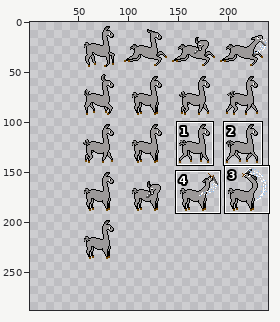
Sprite sheet, stored at Secret Of Lama/Assets/Sprites/Character/Player/World/Llama_Side.png. The first picture is a wide view before the edit; the outline marks the close-up.
Close-up. First the earlier version:
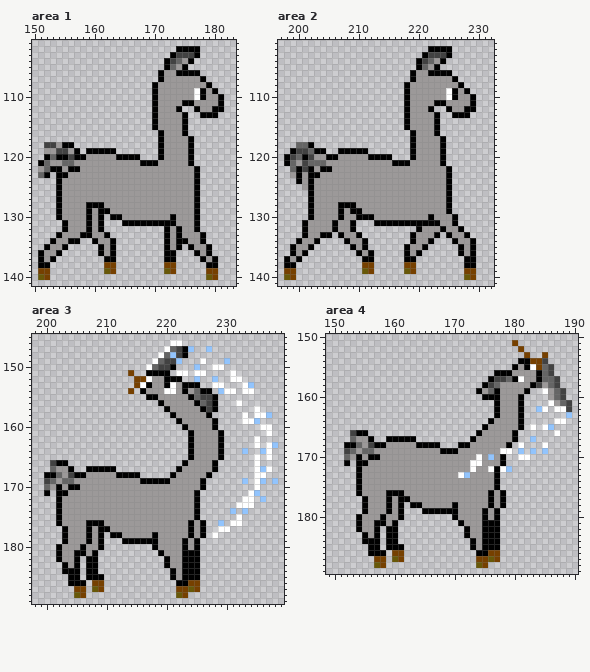
The file is 192x240 pixels. Shown: area 1: x 150..183, y 101..141; area 2: x 197..232, y 101..141; area 3: x 198..239, y 145..189; area 4: x 149..190, y 150..189. The old version is drawn lined up with the new one, on the new canvas. The wide view leaves out empty margins. The commit also changed other parts of the picture, which this record leaves out.
After the commit:
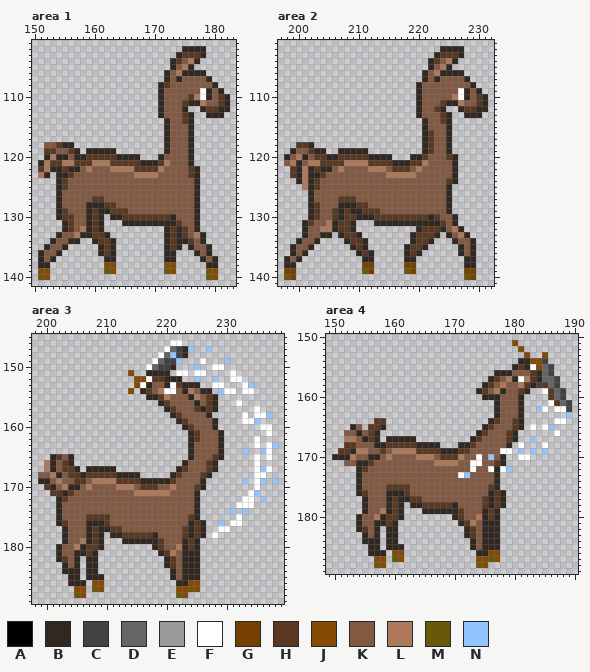
Palette (. is transparent): A #000000  B #312821  C #424242  D #656565  E #9c9999  F #ffffff  G #764000  H #5a3821  J #874a03  K #845942  L #ad795a  M #685808  N #92c4fd
Edits made:
canvas 192x240 -> 240x288, the old top-left corner now at 48,0
Changed rows in their new state; - is an unchanged pixel.
Area 1:
first column x 151:
102 -----------------------.BBBB----
103 ----------------------.BHHHB----
104 ---------------------.BHKLB-----
105 ---------------------.BKLB------
106 --------------------.BKLBBBB----
107 --------------------.BKBKKKKB---
108 -------------------.BHKKKKKKKB--
109 -------------------.BKKKKKKFBKB-
110 -------------------.BKKKKHLFBKHB
111 -------------------.BKKKHBBLKKHB
112 -------------------.BKKKB-.BHHBB
113 -------------------.BKKKHB-.BBB-
114 -------------------..BKKHB------
115 -------------------..BKKKB------
116 --------------------.BKKKB------
117 --------------------.BKKKB------
118 -KKHBB--------------.BKKKB------
119 -HHKKHB-BBBBB-------.BKKKB------
120 -BLBBKBBHHHHHBBBB---BKKKKB------
121 BLHHLLHHHLLLHHHHHBBBHLKKKB------
122 HLBBHBBKLKKKLLLLHHHHLKKKKHB-----
123 LB-BBHKKKKKKKKKKLLLLKKKKKHB-----
124 ---BHKKKKKKKKKKKKKKKKKKKKKB-----
125 ---BHKKKKKKKKKKKKKKKKKKKKKB-----
126 ---BKKKKKKKKKKKKKKKKKKKKKKB-----
127 ---BKKKKKHHKKKKKKKKKKKKKKKB-----
128 ---BKKKKBBBHHKKKKKKKKKKKKKB-----
129 ---BHKKKBHBBHHHKKKKKKKKKKKB-----
130 ---BHHKKBHB-BBHHHHHHHHBKKKB-----
131 ----BHKKBHB---BBBBBBBBBHKKB-----
132 ----BHKLBHB----------BHBHKB-----
133 ---BKKLBBHHB---------BHBHKLB----
134 --BKKBB--BHHB--------BHBBHKB----
135 -BKKB-----BHB--------BHB-BKKB---
136 BKKB------BHB--------BB---BKB---
137 BKB--------BB--------BB----BKB--
138 BB---------JJ--------JJ-----BB--
139 JJ----------J---------J-----JJ--
140 -J---------------------------J--
Area 2:
first column x 198:
102 ------------------------..BBBB----
103 -----------------------..BHHHB----
104 ----------------------..BHKLB-----
105 ----------------------..BKLB------
106 ---------------------..BKLBBBB----
107 ---------------------..BKBKKKKB---
108 --------------------..BKKKKKKKKB--
109 --------------------..BKKKKKKFBKB-
110 --------------------..BKKKKKLFBKHB
111 --------------------..BKKKHBBLKKHB
112 --------------------..BKKHB..BHHBB
113 --------------------..BKKKHB..BBB-
114 --------------------...BKKHB------
115 --------------------...BKKKB------
116 ---------------------..BHKKB------
117 ---------------------..BHKKB------
118 --HHB----------------..BHKKB------
119 -BKKHBB--BBBBB-------..BHKKB------
120 BKLBKHHBBHHHHHBBBB---BBHKKKHB-----
121 KLBKLLHHHHLLLLHHHHBBBHHLKKKKB-----
122 -HBLBHBBKLKKKKLLLKHHHKLKKKKKB-----
123 -HBLBBHKKKKKKKKKKLLLLLKKKKKKB-----
124 --BLBHKKKKKKKKKKKKKKKKKKKKKHB-----
125 ---LBHKKKKKKKKKKKKKKKKKKKKKB------
126 ----BKKKKKKKKKKKKKKKKKKKKKKB------
127 ----BKKKKHHHKKKKKKKKKKKKKKKB------
128 ----BHKKKBBBHHKKKKKKKKKKKKKB------
129 ----BHKKHBHBBHHHKKKKKKKKKKKB------
130 ----BHKKHBHHBBBHHHHHHHHHBHKKB-----
131 ---BHKKLBHHB---BBBBBBBBBBBHKB-----
132 ---BKKLLBHHB----------BHHHBKLB----
133 ---BKKBB-BHHB--------BHHHB-BKLB---
134 --BKKB----BHHB-------BHHB---BKKB--
135 -BKKB------BHB------BHHB-----BKB--
136 -BKB--------BHB-----BHB------BKB--
137 BKB----------BB-----BB--------BB--
138 BB----------------------------BB--
Area 3:
first column x 199:
147 ------------------------B------
148 ------------------------B------
150 ----------------------B--------
151 ---------------J--BBBB---------
152 ----------------JJ-HHBBB-------
153 ----------------J-BKKB-HBBB----
154 ---------------J-BHKL--KBLKBB--
155 ------------------BBHLKKKBLKHB-
156 --------------------BHKKKKBKHB-
157 ---------------------BHKKKHBHB-
158 ----------------------BHKKKKB--
159 -----------------------BHKKKKB-
160 ------------------------BHKKKB-
161 -------------------------BHKKKB
162 -------------------------BHKKKB
163 -------------------------BKKKKB
164 -------------------------BKKKKB
165 --BHKB-------------------BKKKHB
166 -LBKHB------------------BKKKHB-
167 -LBKHHB-BBBBB----------BHKKKHB-
168 KKLBKHHBHHHHHBBBB-----BHKKKHB--
169 BBKLKKHHKLLLLHHHHBBBBBHKKKKB---
170 -HBKLBBKLKKKKLLLKHHHKKLKKKHB---
171 -.HHBHKKKKKKKKKKLLLLLLKKKKB----
172 ---BHKKKKKKKKKKKKKKKKKKKKKB----
173 ---BKKKKKKKKKKKKKKKKKKKKKKB----
174 ---BKKKKKKKKKKKKKKKKKKKKKKB----
175 ---BKKKKHHHHKKKKKKKKKKKKKHB----
176 ---BHKKKBBBHKKKKKKKKKKKKKBHB---
177 ----BKKKBHBBHHKKKKKKKKKKHBHB---
178 ----BKKKBHB-BBHHHHHBKKKKHBHB---
179 ----BKKLBHB---BBBBBBHKKKBHB----
180 ---BKKLBHHB--------BHKKLBHB----
181 ---BKKBBHB----------BHLKBBB----
182 ---BHKB-BB-----------BHKBBB----
183 ----BKB-BB-----------BHKBBB----
184 ----BBB-BB------------BKBBB----
185 -----BB-BBB-----------BKBBB----
186 -----BBB-JJ------------BBJJ----
187 ------JJ--J------------JJ-J----
188 -------J----------------J------
Area 4:
first column x 150:
151 ------------------------------J-------
152 -------------------------------J------
153 --------------------------------J--J--
154 -------------------------------BBJJ---
155 ------------------------------BHB-J---
156 ---------------------------BBBKKKHB---
157 --------------------------BHKLB-LHB---
158 -------------------------BHKLKKLHB-H--
159 ------------------------BHKLBKKHB---H-
160 -------------------------BBBKKKB----H-
161 ---------------------------BKKKB-----H
162 ---------------------------BKKKB------
163 ---------------------------BKKKB------
164 -------HH-----------------BHKKHB------
165 ---BK-HHB----------------BHKKKHB------
166 --KKBKHB----------------BHKKKHB-------
167 --LLKBHB-BBBBB---------BHKKKKHB-------
168 --HHKKKBBHHHHHBBBB---BBHKKKKKB--------
169 -HHBLLKKHKLLLLHHHHBBBHHKKKKK----------
170 BBBLKKBBKLKKKKLLLKHHHLKK-K-KB---------
171 --KKBBHKKKKKKKKKKLLLLKK--KKHB---------
172 ----BHKKKKKKKKKKKKKKKKK-KK-B----------
173 ----BKKKKKKKKKKKKKKKK--KKKKB----------
174 ----BKKKKKKKKKKKKKKKKKKKKKKB----------
175 ----BKKKKHHHHKKKKKKKKKKKKKHB----------
176 ----BHKKKBBBHKKKKKKKKKKKKKBHB---------
177 -----BKKKBHBBHHKKKKKKKKKKHBHB---------
178 -----BKKKBHB-BBHHHHHBKKKKHBHB---------
179 -----BKKLBHB---BBBBBBHKKKBHB----------
180 ----BKKLBHHB--------BHKKLBHB----------
181 ----BKKBBHB----------BHLKBBB----------
182 ----BHKB-BB-----------BHKBBB----------
183 -----BKB-BB-----------BHKBBB----------
184 -----BBB-BB------------BKBBB----------
185 ------BB-BBB-----------BKBBB----------
186 ------BBB-JJ------------BBJJ----------
187 -------JJ--J------------JJ-J----------
188 --------J----------------J------------
